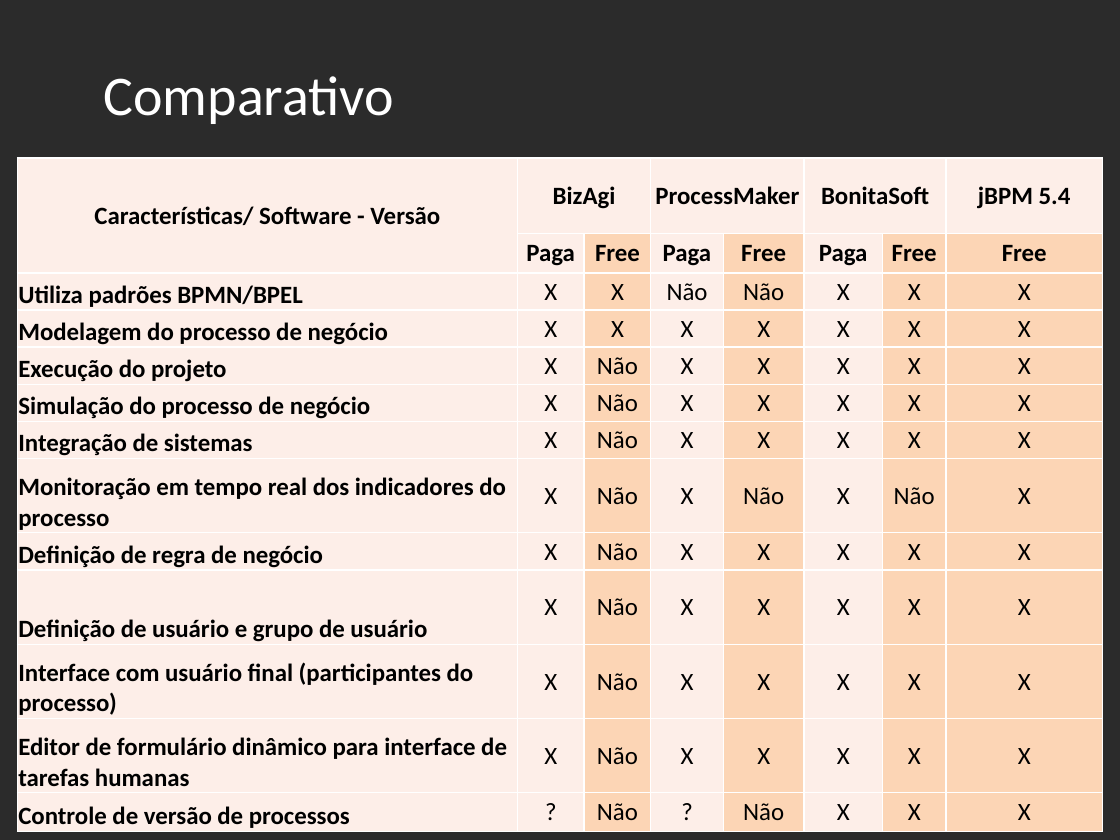
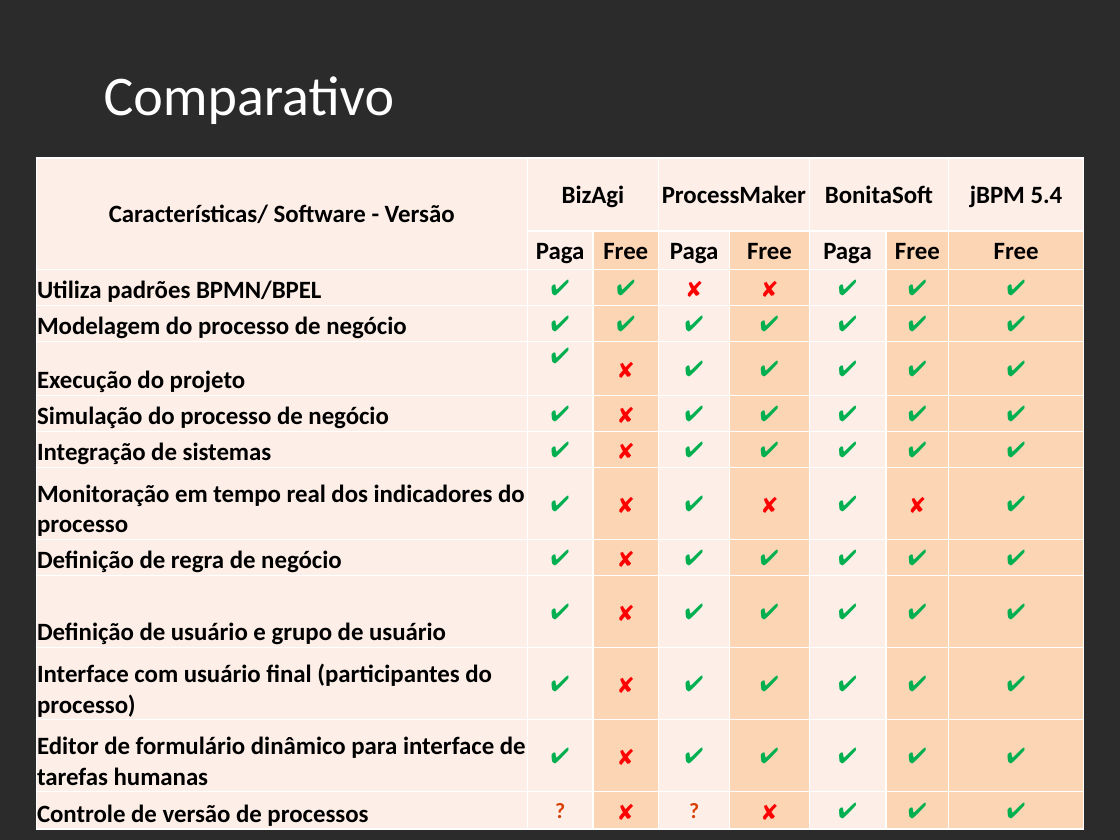
Before and after one commit to AlexDCuniverse/trabalho, a slide deck: slide 9 of ApresentaçãoBizAgi.pptx. Drawn at 1120x840 pixels with LibreOffice and Linux fonts; fonts in the diff are those of the drawing; background and template pictures are left out; a plain dark background stands for a picture behind light text. Boxes give left, top, right and bottom in pixels: in the first picture for what was removed or moved away, otherwise in the second. Text is boxed around its words. In the diff, an @@ line names an element or a change of style, - is before the commit and + after.

Commit message:
Versão Final Apresentação

```diff
--- a/ApresentaçãoBizAgi.pptx
+++ b/ApresentaçãoBizAgi.pptx
@@ table at bbox=[36, 158, 1085, 830] @@
-row 3: Utiliza padrões BPMN/BPEL | X | X | Não | Não | X | X | X
+row 3: Utiliza padrões BPMN/BPEL | ✔ | ✔ | ✘ | ✘ | ✔ | ✔ | ✔
-row 4: Modelagem do processo de negócio | X | X | X | X | X | X | X
+row 4: Modelagem do processo de negócio | ✔ | ✔ | ✔ | ✔ | ✔ | ✔ | ✔
-row 5: Execução do projeto | X | Não | X | X | X | X | X
+row 5: Execução do projeto | ✔ | ✘ | ✔ | ✔ | ✔ | ✔ | ✔
-row 6: Simulação do processo de negócio | X | Não | X | X | X | X | X
+row 6: Simulação do processo de negócio | ✔ | ✘ | ✔ | ✔ | ✔ | ✔ | ✔
-row 7: Integração de sistemas | X | Não | X | X | X | X | X
+row 7: Integração de sistemas | ✔ | ✘ | ✔ | ✔ | ✔ | ✔ | ✔
-row 8: Monitoração em tempo real dos indicadores do processo | X | Não | X | Não | X | Não | X
+row 8: Monitoração em tempo real dos indicadores do processo | ✔ | ✘ | ✔ | ✘ | ✔ | ✘ | ✔
-row 9: Definição de regra de negócio | X | Não | X | X | X | X | X
+row 9: Definição de regra de negócio | ✔ | ✘ | ✔ | ✔ | ✔ | ✔ | ✔
-row 10: Definição de usuário e grupo de usuário | X | Não | X | X | X | X | X
+row 10: Definição de usuário e grupo de usuário | ✔ | ✘ | ✔ | ✔ | ✔ | ✔ | ✔
-row 11: Interface com usuário final (participantes do processo) | X | Não | X | X | X | X | X
+row 11: Interface com usuário final (participantes do processo) | ✔ | ✘ | ✔ | ✔ | ✔ | ✔ | ✔
-row 12: Editor de formulário dinâmico para interface de tarefas humanas | X | Não | X | X | X | X | X
+row 12: Editor de formulário dinâmico para interface de tarefas humanas | ✔ | ✘ | ✔ | ✔ | ✔ | ✔ | ✔
-row 13: Controle de versão de processos | ? | Não | ? | Não | X | X | X
+row 13: Controle de versão de processos | ? | ✘ | ? | ✘ | ✔ | ✔ | ✔
@@ size 16 to 14 pt, text colour #000000 to #D93F01, bold on in "?", "?" @@
@@ table: place and size @@
-table at bbox=[18, 158, 1103, 832]
+table at bbox=[36, 158, 1085, 830]
```
